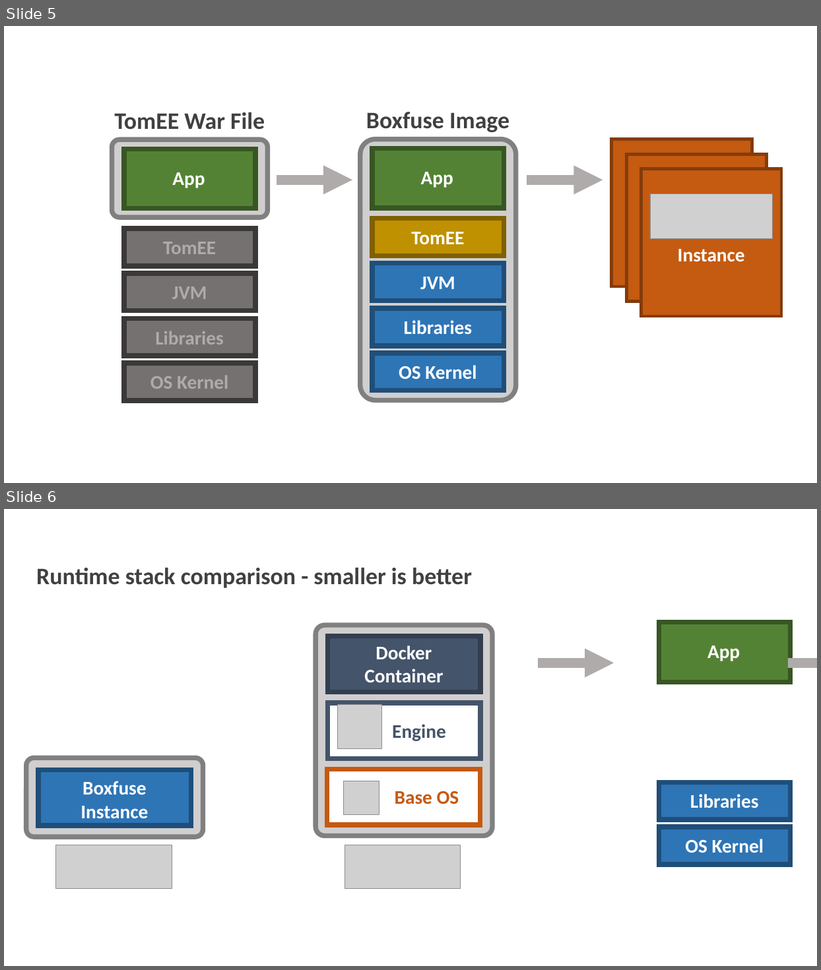
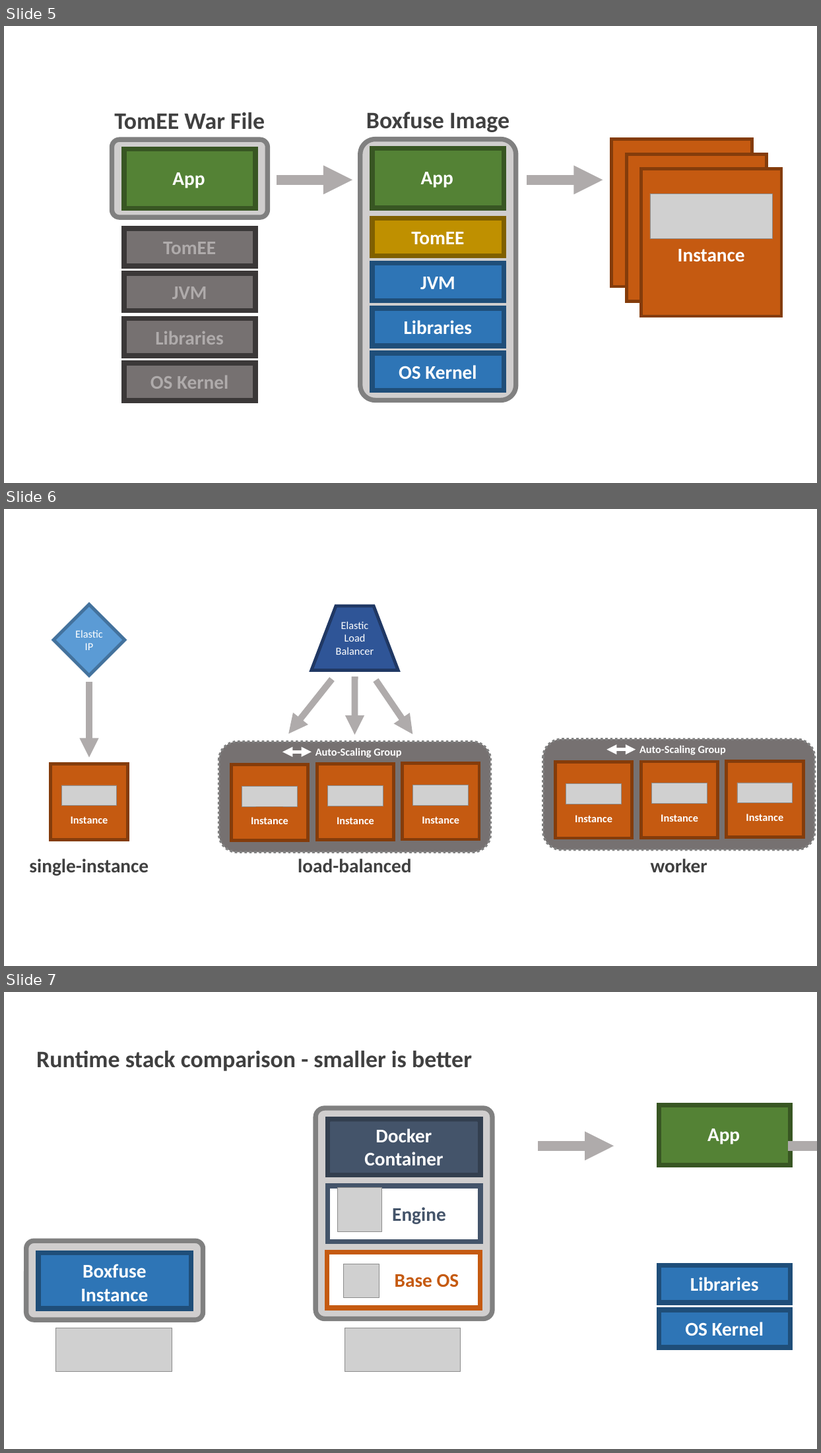
Before and after one commit to flyway/boxfuse.com, a slide deck: _sources/GettingStarted.pptx. Shown one above the other, each under a label of ours: slides 5 and 6 before the commit, slides 5, 6 and 7 after it. The pictures are 821x970 and 821x1453 pixels, drawn with LibreOffice and Linux fonts; fonts in the diff are those of the drawing; grey boxes stand for pictures. Boxes give left, top, right and bottom in pixels: in the first picture for what was removed or moved away, otherwise in the second. Text is boxed around its words. In the diff, an @@ line names an element or a change of style, - is before the commit and + after.

```diff
--- a/_sources/GettingStarted.pptx
+++ b/_sources/GettingStarted.pptx
@@ slide 6 added at (4, 509, 817, 966), background #FFFFFF @@
@@ diamond added at (54, 605, 125, 676), fill #5B9BD5, outline #43739E 6 pt, 20 pt, text #FFFFFF @@
+Elastic IP
@@ trapezoid added at (312, 606, 398, 671), fill #2F5597, outline #203864 6 pt, 20 pt, text #FFFFFF @@
+Elastic Load Balancer
@@ arrow added from (89, 682) to (89, 758), #AFABAB 12 pt @@
@@ arrow added from (332, 679) to (288, 734), #AFABAB 12 pt @@
@@ arrow added from (355, 677) to (355, 735), #AFABAB 12 pt @@
@@ arrow added from (376, 680) to (413, 734), #AFABAB 12 pt @@
@@ group added at (543, 739, 814, 850): 3 rectangles, 3 pictures, 1 rounded rectangle, 1 double arrow, 1 text @@
+Instance
+Instance
+Instance
+Auto-Scaling Group
@@ rectangle added at (50, 764, 127, 840), fill #C55A11, outline #843C0B 6 pt, 20 pt, text #FFFFFF, bold @@
+Instance
@@ group added at (219, 742, 490, 852): 3 rectangles, 3 pictures, 1 rounded rectangle, 1 double arrow, 1 text @@
+Instance
+Instance
+Instance
+Auto-Scaling Group
@@ picture added at (61, 786, 116, 806) @@
@@ text added at (29, 859, 149, 876), 36 pt, text #404040, bold @@
+single-instance
@@ text added at (298, 859, 411, 873), 36 pt, text #404040, bold @@
+load-balanced
@@ text added at (651, 859, 708, 873), 36 pt, text #404040, bold @@
+worker
@@ what was slide 6 is now slide 7 @@
```
Also in this commit, not shown: 2 other files.
